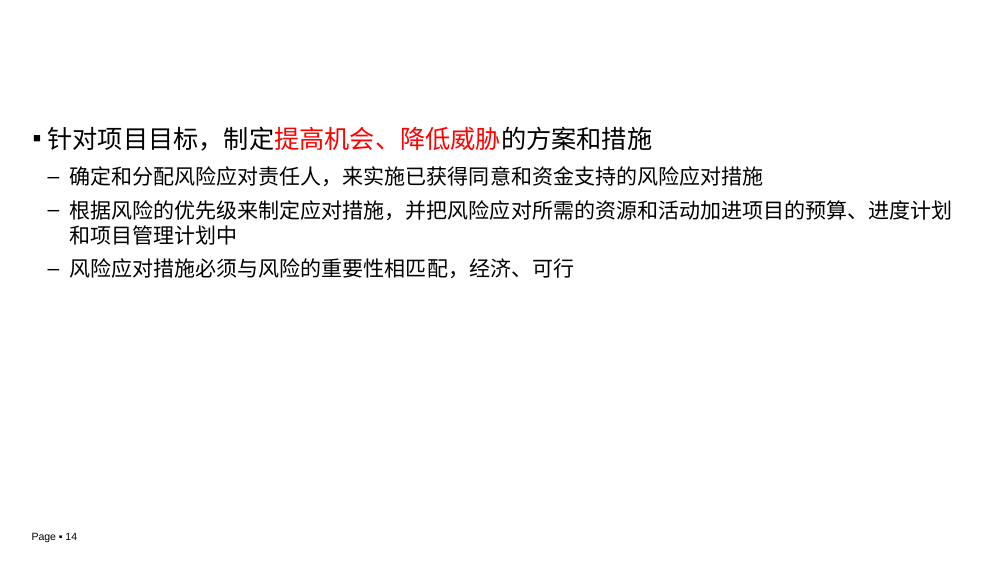
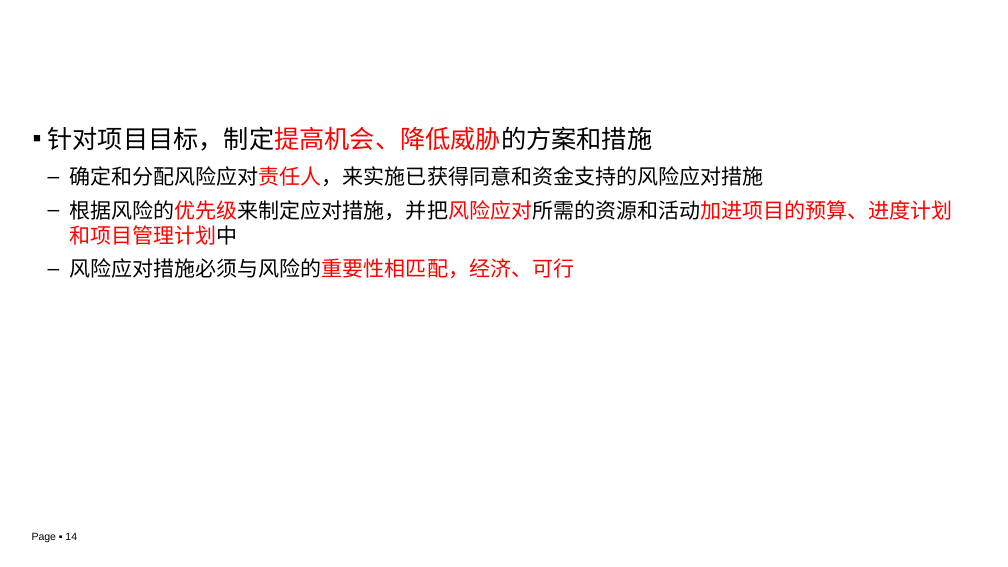
Before and after one commit to edu2act/course-IT-Project-Management, a slide deck: slide 14 of materials/slides/ch03-8.pptx. Drawn at 1008x567 pixels with LibreOffice and Linux fonts; fonts in the diff are those of the drawing; background and template pictures are left out. Boxes give left, top, right and bottom in pixels: in the first picture for what was removed or moved away, otherwise in the second. Text is boxed around its words. In the diff, an @@ line names an element or a change of style, - is before the commit and + after.

```diff
--- a/materials/slides/ch03-8.pptx
+++ b/materials/slides/ch03-8.pptx
@@ text at [69, 166, 953, 278]: text colour #000000 to #FF0000 in "确定和分配风险应对责任人，来实施已获得同意和资金支持的风险应对措施", "根据风险的优先级来制定应对措施，并把风险应对所需的资源和活动加进项目的预算、进度计划和项目管理计划中", "风险应对措施必须与风险的重要性相匹配，经济、可行" @@
```
Also in this commit, not shown: 9 other slides changed.
